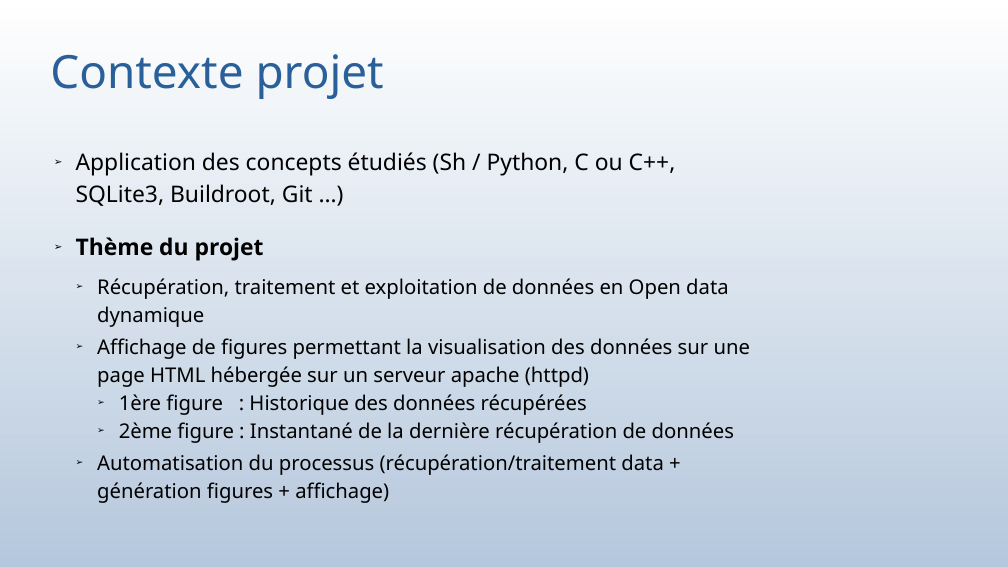
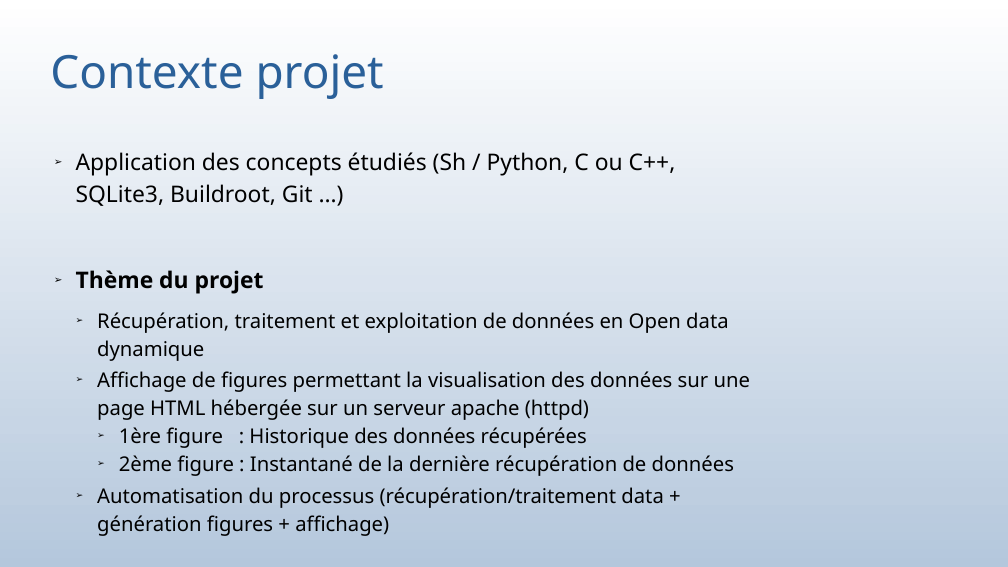
Before and after one commit to bauj/AJC_projet_belib, a slide deck: slide 7 of presentation_projetV2.odp. Drawn at 1008x567 pixels with LibreOffice and Linux fonts; fonts in the diff are those of the drawing. Boxes give left, top, right and bottom in pixels: in the first picture for what was removed or moved away, otherwise in the second. Text is boxed around its words. In the diff, an @@ line names an element or a change of style, - is before the commit and + after.

```diff
--- a/presentation_projetV2.odp
+++ b/presentation_projetV2.odp
@@ subtitle "Application des concepts étudiés (Sh ..." rewrapped from <box>76,152,751,503</box> to <box>76,152,751,536</box> @@
```
Also in this commit, not shown: 18 other slides changed, 3 other files.
